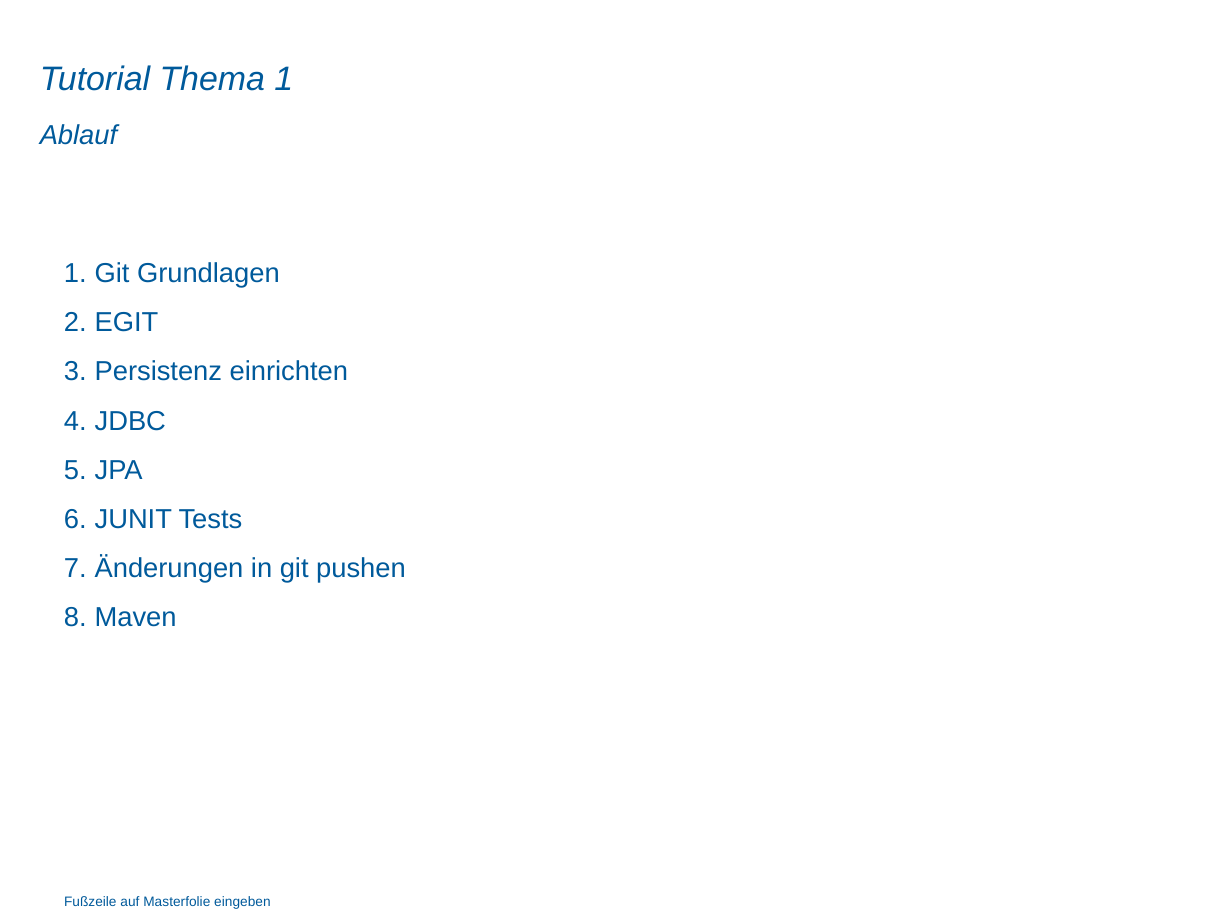
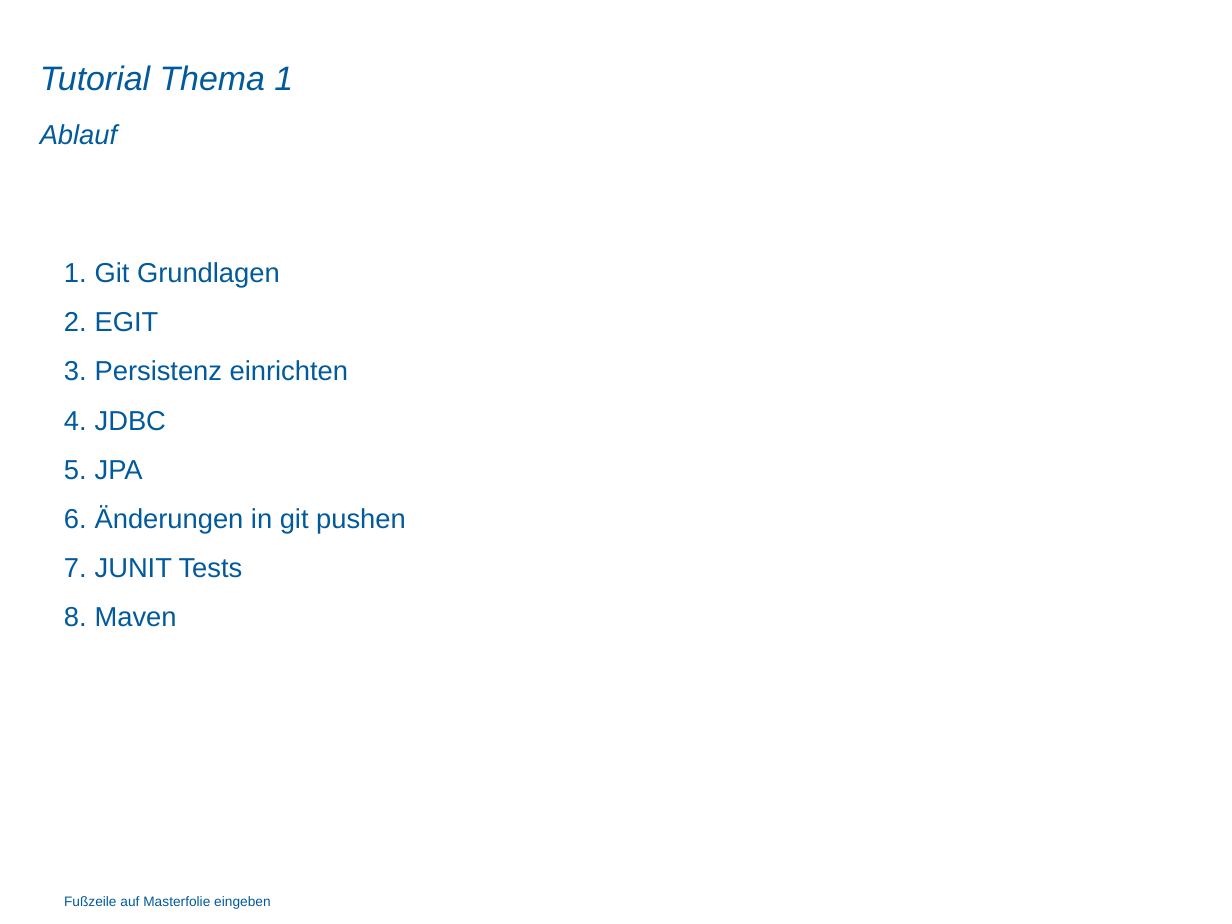
Before and after one commit to Matthias-Str/IIs_Thema1_Backup, a slide deck: slide 5 of Tutorial/Thema1_Tutorial_Einfuehrung.pptx. Drawn at 1232x924 pixels with LibreOffice and Linux fonts; fonts in the diff are those of the drawing; background and template pictures are left out. Boxes give left, top, right and bottom in pixels: in the first picture for what was removed or moved away, otherwise in the second. Text is boxed around its words. In the diff, an @@ line names an element or a change of style, - is before the commit and + after.

```diff
--- a/Tutorial/Thema1_Tutorial_Einfuehrung.pptx
+++ b/Tutorial/Thema1_Tutorial_Einfuehrung.pptx
@@ text at bbox=[95, 507, 406, 534]: paragraph added @@
+6. Änderungen in git pushen
@@ text at bbox=[95, 556, 406, 583]: paragraph removed @@
-7. Änderungen in git pushen
```
Also in this commit, not shown: 1 other file.
